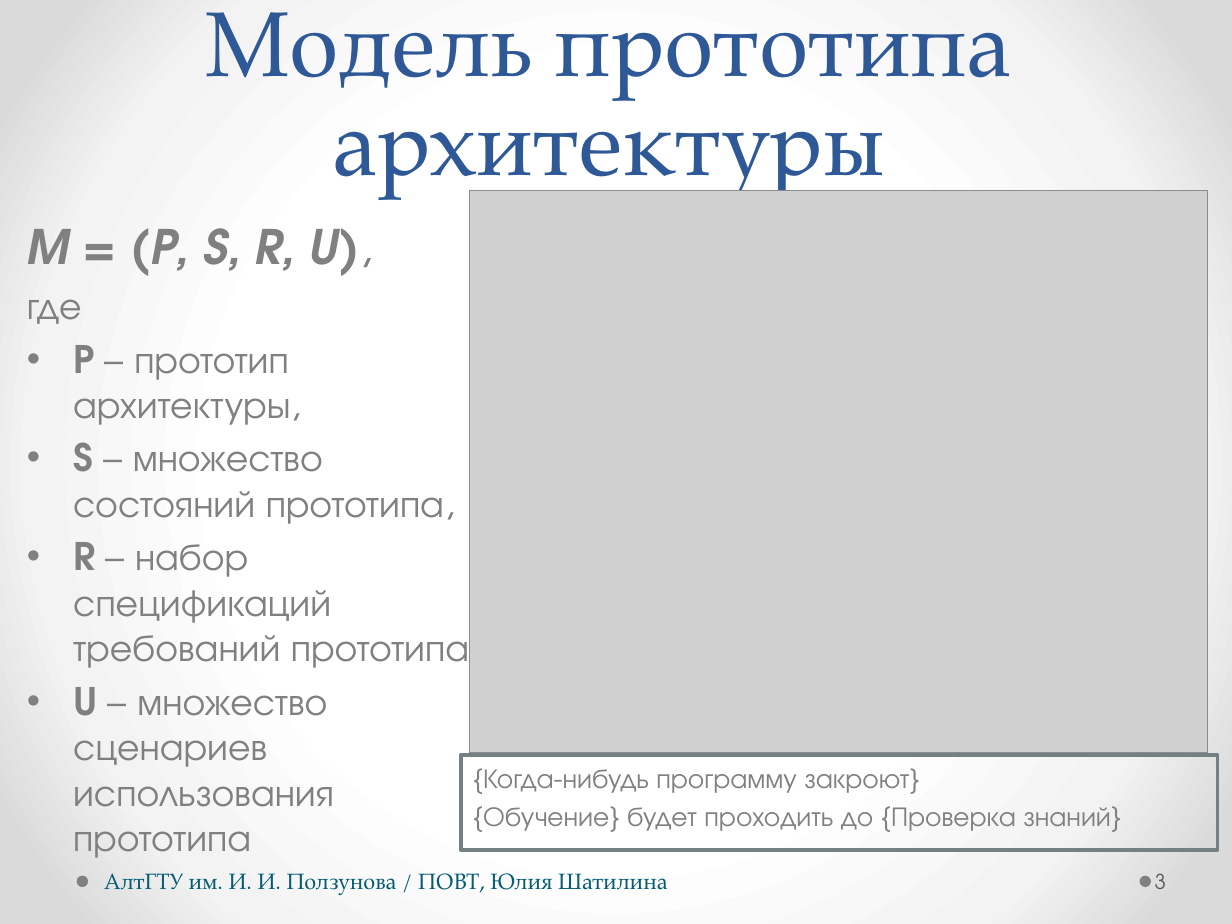
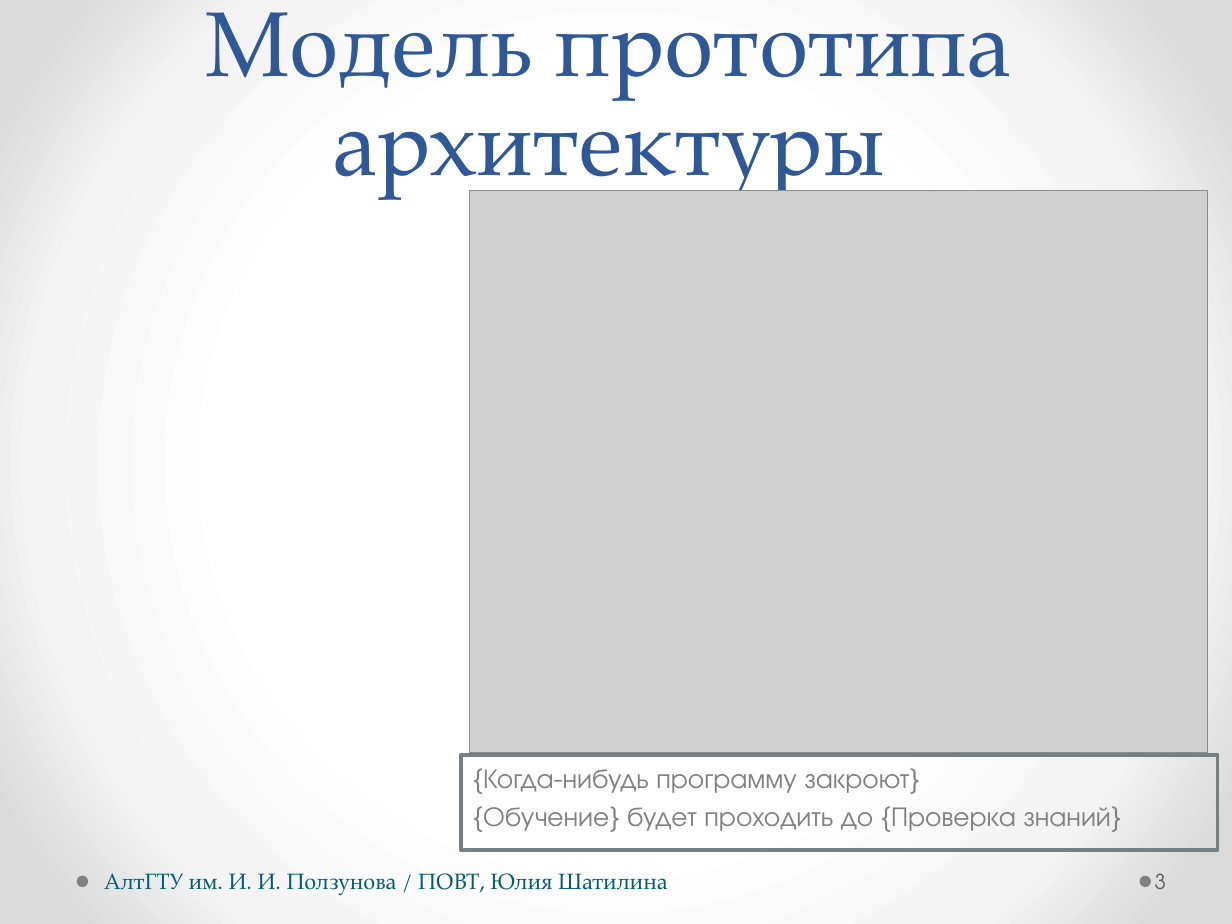
Before and after one commit to hisohito/proto-doc, a slide deck: slide 3 of shatilina.pptx. Drawn at 1232x924 pixels with LibreOffice and Linux fonts; fonts in the diff are those of the drawing; grey boxes stand for pictures. Boxes give left, top, right and bottom in pixels: in the first picture for what was removed or moved away, otherwise in the second. Text is boxed around its words. In the diff, an @@ line names an element or a change of style, - is before the commit and + after.

```diff
--- a/shatilina.pptx
+++ b/shatilina.pptx
@@ text removed at box(27, 228, 469, 858) @@
-M = (P, S, R, U),
-где
-• P – прототип архитектуры,
-• S – множество состояний прототипа,
-• R – набор спецификаций требований прототипа,
-• U – множество сценариев использования прототипа
```
Also in this commit, not shown: 5 other files.
